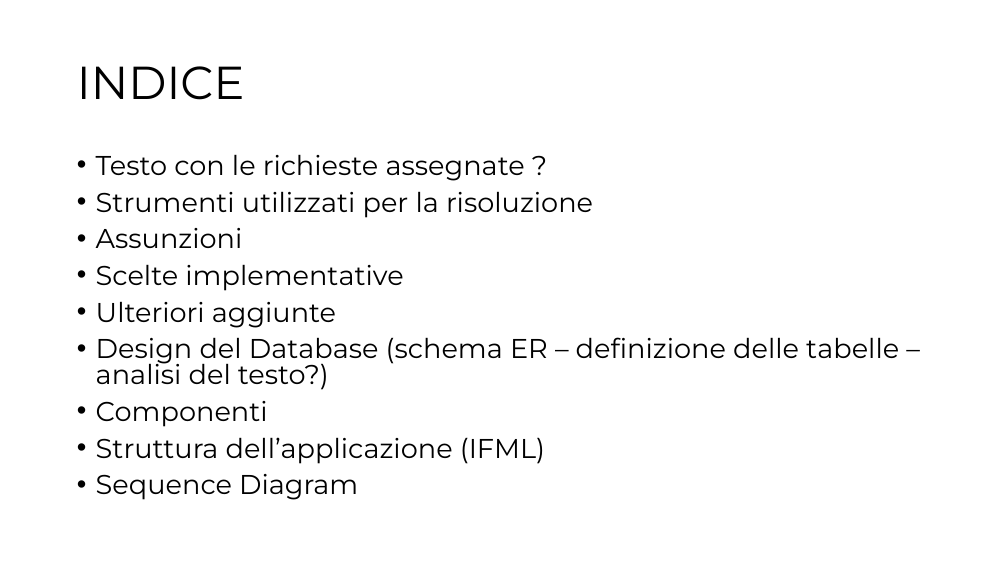
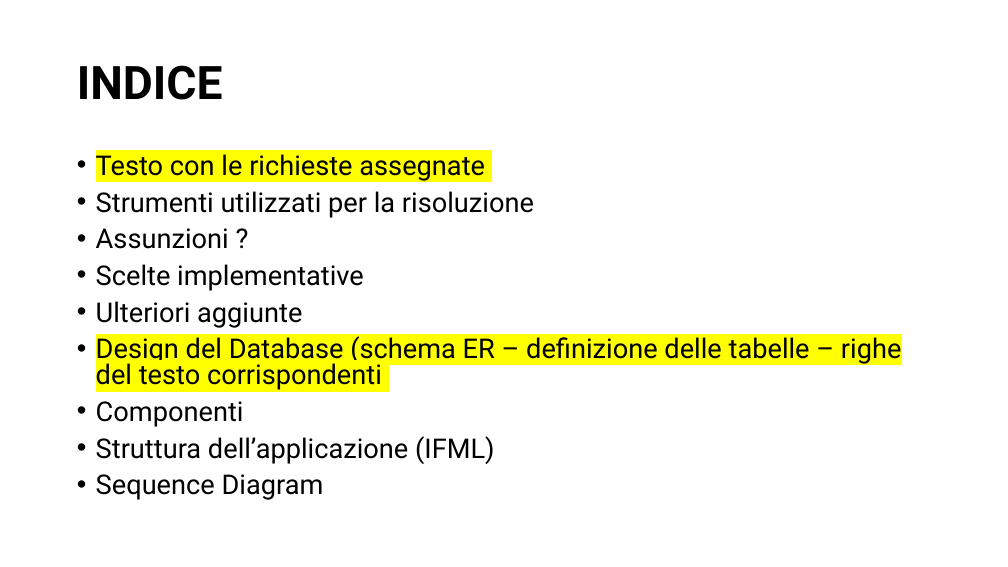
Before and after one commit to sofiamartellozzo/BigBang, a slide deck: slide 2 of docs/ideaPerLaPresentazione.pptx. Drawn at 1008x567 pixels with LibreOffice and Linux fonts; fonts in the diff are those of the drawing. Boxes give left, top, right and bottom in pixels: in the first picture for what was removed or moved away, otherwise in the second. Text is boxed around its words. In the diff, an @@ line names an element or a change of style, - is before the commit and + after.

Commit message:
Update ppt

```diff
--- a/docs/ideaPerLaPresentazione.pptx
+++ b/docs/ideaPerLaPresentazione.pptx
@@ title "INDICE" at [77, 65, 223, 100]: font Montserrat to Roboto, bold on @@
@@ text at [96, 154, 485, 181]: text changed; font Montserrat to Roboto @@
-• Testo con le richieste assegnate ?
+• Testo con le richieste assegnate
@@ text at [96, 191, 534, 500]: font Montserrat to Roboto in "Strumenti utilizzati per la risoluzione", "Scelte implementative", "Ulteriori aggiunte", "Componenti" and 2 more places @@
@@ text at [96, 228, 229, 249]: text changed; font Montserrat to Roboto @@
-• Assunzioni
+• Assunzioni ?
@@ text at [96, 333, 901, 390]: text changed; font Montserrat to Roboto @@
-• Design del Database (schema ER – definizione delle tabelle – analisi del testo?)
+• Design del Database (schema ER – definizione delle tabelle – righe del testo corrispondenti
```
Also in this commit, not shown: 1 other slide changed, 13 slides added.
